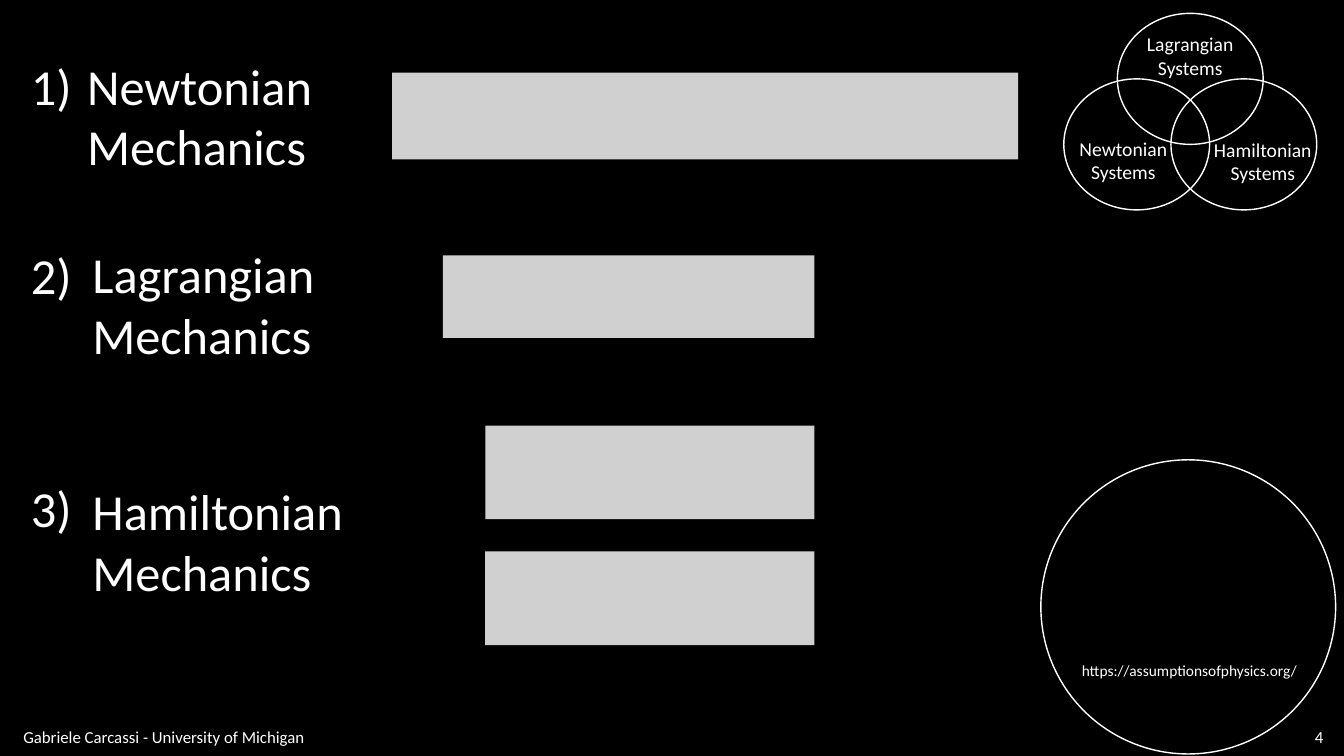
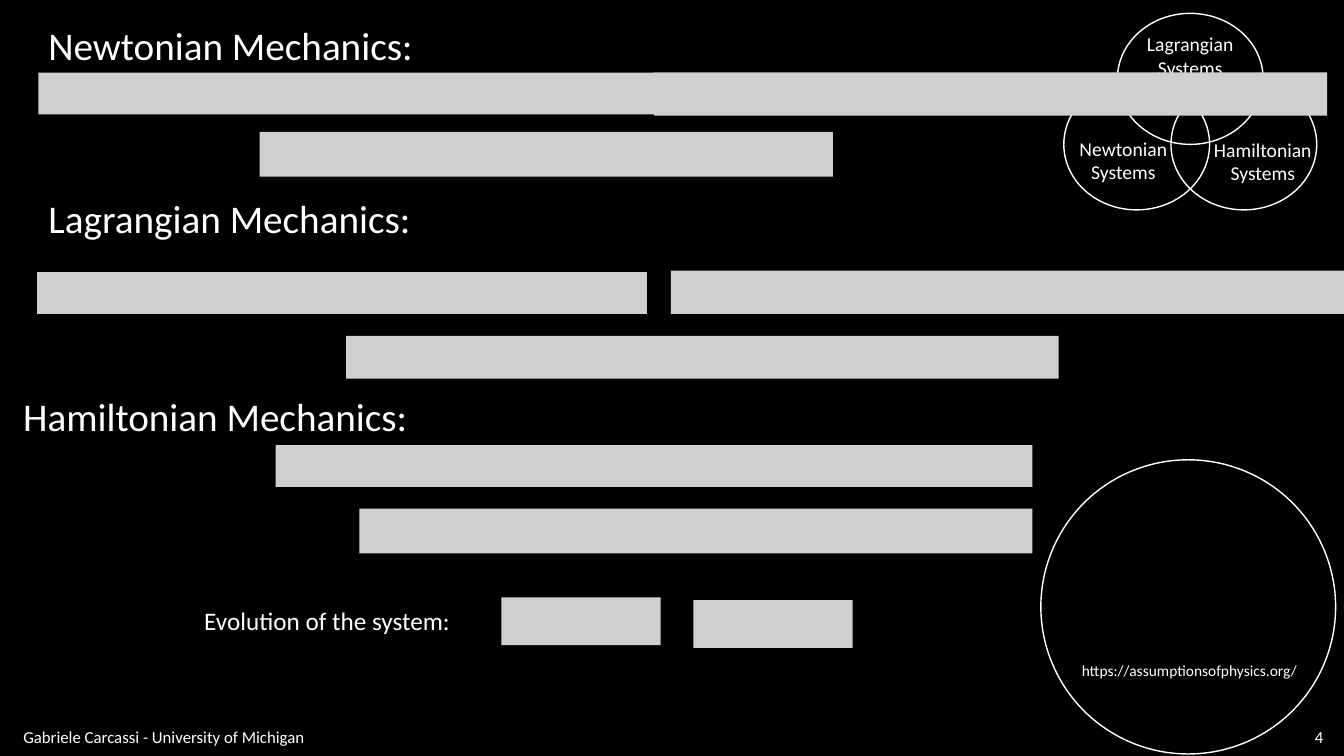
Before and after one commit to assumptionsofphysics/slides, a slide deck: slide 4 of BookCompanions-v2/RP-Class-1.pptx. Drawn at 1344x756 pixels with LibreOffice and Linux fonts; fonts in the diff are those of the drawing; grey boxes stand for pictures; background and template pictures are left out. Boxes give left, top, right and bottom in pixels: in the first picture for what was removed or moved away, otherwise in the second. Text is boxed around its words. In the diff, an @@ line names an element or a change of style, - is before the commit and + after.

```diff
--- a/BookCompanions-v2/RP-Class-1.pptx
+++ b/BookCompanions-v2/RP-Class-1.pptx
@@ text at (48,32,413,61): text changed; size 36 to 28 pt @@
-Newtonian
-Mechanics
+Newtonian Mechanics:
@@ text removed at (31,68,72,112) @@
-1)
@@ picture added at (38,73,654,114) @@
@@ picture removed at (392,73,1018,159) @@
@@ picture added at (654,73,1328,116) @@
@@ picture added at (260,132,834,176) @@
@@ text at (48,205,411,240): text changed; size 36 to 28 pt @@
-Lagrangian
-Mechanics
+Lagrangian Mechanics:
@@ text removed at (31,257,72,301) @@
-2)
@@ picture removed at (443,255,814,338) @@
@@ picture added at (37,272,647,314) @@
@@ picture added at (671,270,1344,314) @@
@@ picture added at (346,336,1059,378) @@
@@ text at (23,403,408,432): text changed; size 36 to 28 pt @@
-Hamiltonian
-Mechanics
+Hamiltonian Mechanics:
@@ picture added at (275,446,1032,487) @@
@@ picture removed at (486,425,815,519) @@
@@ text removed at (31,490,72,534) @@
-3)
@@ picture added at (359,509,1032,554) @@
@@ picture removed at (485,552,814,645) @@
@@ picture added at (501,598,660,645) @@
@@ text added at (204,612,450,634), 18 pt, text #FFFFFF @@
+Evolution of the system:
@@ picture added at (694,600,853,647) @@
```
Also in this commit, not shown: 9 other slides changed, 3 slides added, 1 other file.
